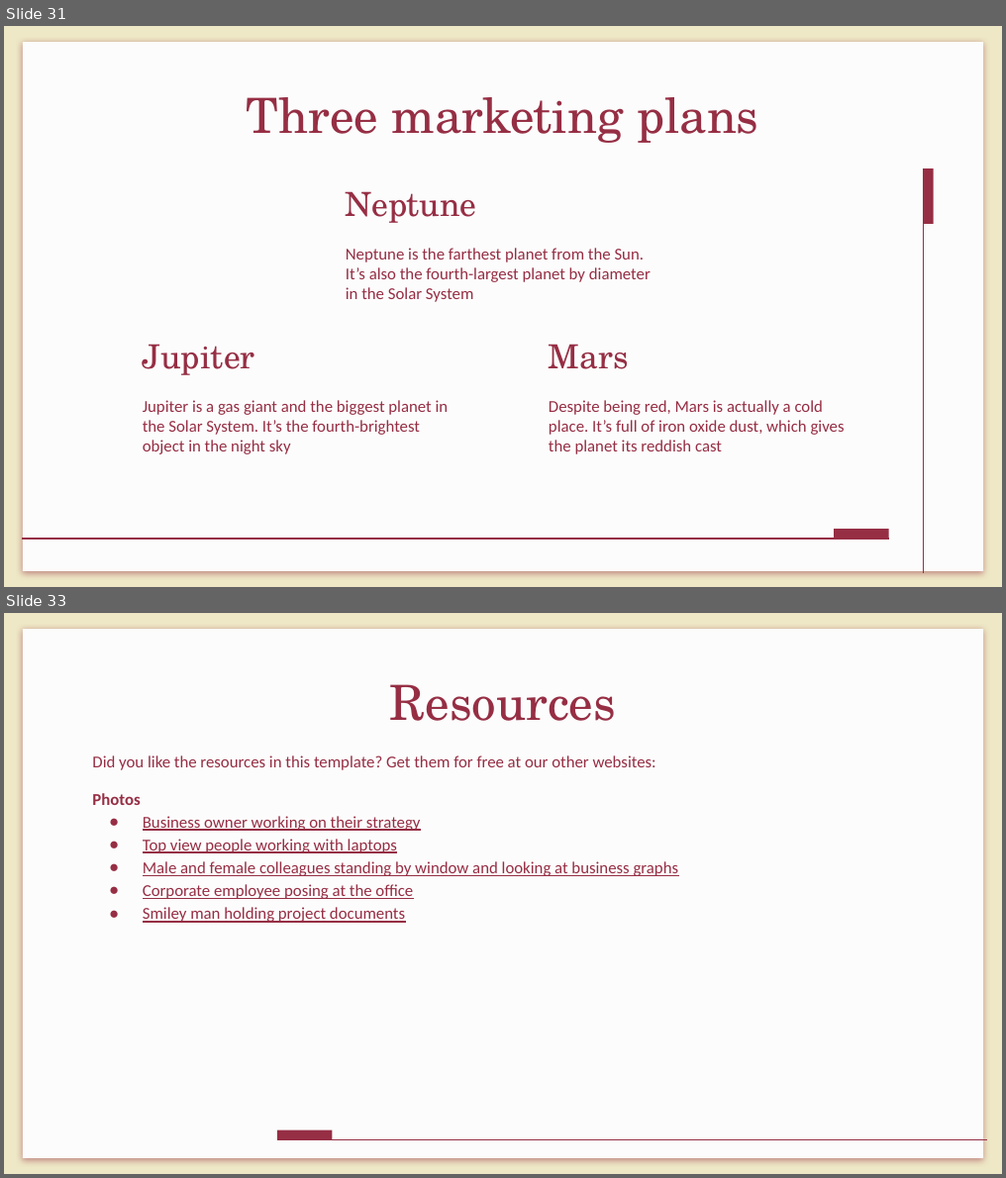
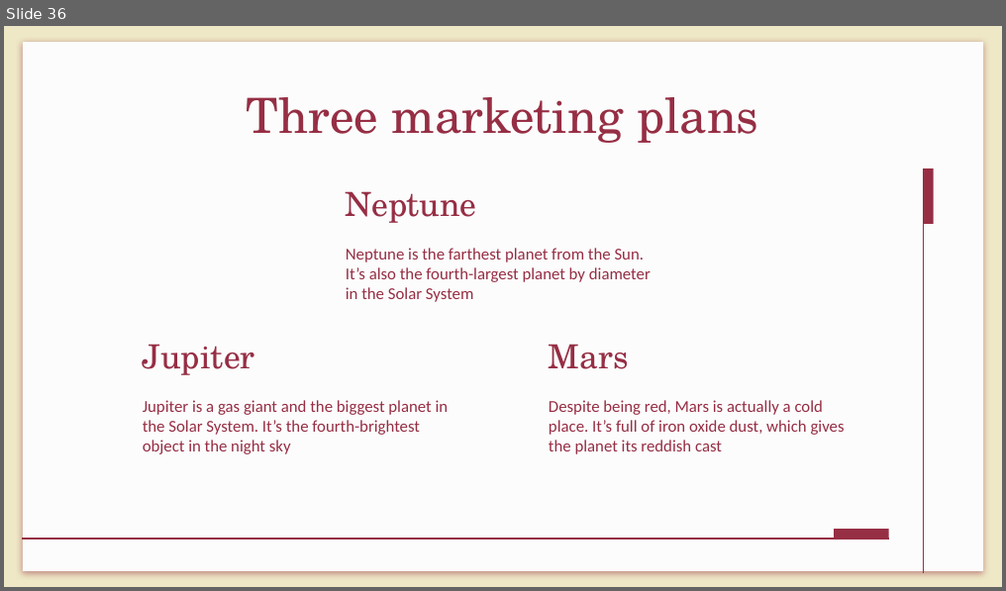
Before and after one commit to MiraPhilip12/Graduation_Project_ESLSCA, a slide deck: Final Milestone/Graduation_Project_Final_Presentation.pptx. Shown one above the other, each under a label of ours: slides 31 and 33 before the commit, slide 36 after it; the slides between them are not shown. The pictures are 1006x1178 and 1006x591 pixels, drawn with LibreOffice and Linux fonts; fonts in the diff are those of the drawing. Boxes give left, top, right and bottom in pixels: in the first picture for what was removed or moved away, otherwise in the second. Text is boxed around its words. In the diff, an @@ line names an element or a change of style, - is before the commit and + after.

```diff
--- a/Final Milestone/Graduation_Project_Final_Presentation.pptx
+++ b/Final Milestone/Graduation_Project_Final_Presentation.pptx
@@ slide 33 removed at [4, 613, 1002, 1174], background #EEE8C6; not listed: 1 template element that a slide beside it also shows @@
@@ title removed at [390, 684, 616, 721] @@
-Resources
@@ text removed at [92, 756, 679, 923] @@
-Did you like the resources in this template? Get them for free at our other websites:
-Photos
-● Business owner working on their strategy
-● Top view people working with laptops
-● Male and female colleagues standing by window and looking at business graphs
-● Corporate employee posing at the office
-● Smiley man holding project documents
@@ line removed from (277, 1141) to (987, 1141) @@
@@ rectangle removed at [277, 1131, 333, 1141] @@
@@ what was slide 31 is now slide 36 @@
```
Also in this commit, not shown: 2 slides changed, 7 slides added, 3 other slides removed, 3 other files.
